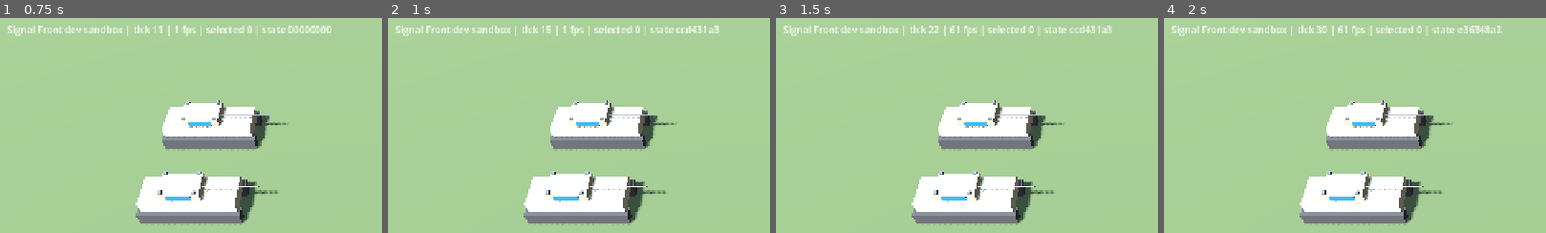
Above: before the commit, frames 1-4 (left to right).
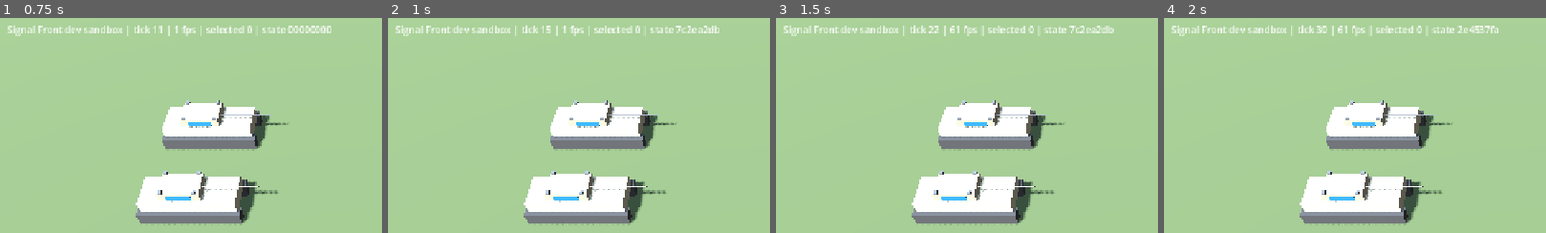
Above: after the commit, the same moments.

Repository: jamonlineph/project-zero-hour
Game: Godot game, scene res://scenes/main.tscn
The game is run twice, just before and just after one commit, with the same random seed, the same clock (stepped at 60 frames per second) and the same inputs.
Inputs (mouse positions are % of the whole screen's width and height, from its top left):
- Up to frame 1 (0.75 s): tap Enter at 0.5 s; move the mouse to (72, 45) at 0.52 s; tap Down (cam_back) at 0.6 s; click (72, 45) at 0.67 s
- Up to frame 2 (1 s): no input
- Up to frame 3 (1.5 s): drag from (30, 55) to (45, 70) at 1.27 s
- Up to frame 4 (2 s): no input
The pictures show only the part of the screen within x 0-50%, y 0-50%; the shares and areas given below are measured in that part.

Frame 1 is identical in both runs. In frame 2, 0.2% of the frame differs, in the area x 75-87%, y 3-8%; in frame 3, 0.2%, in the area x 76-89%, y 3-8%; in frame 4, 0.2%.

Commit message:
feat(sim): group movement with shared paths and unit separation [P1-05, P1-06]
- Group orders: the unit nearest the group's center plans the route; the
  others copy it and end in their own slot (planning their own route only
  if they can't drive straight onto or off it). Groups within 12 m keep
  their layout; more spread-out groups form a grid.
- SeparationSystem: bucket-grid pair search in a fixed order, 3/4 of the
  overlap resolved per tick, moving units push idle ones aside, pushes
  never enter rock or buildings, stacked units split by id-derived angle.
- 8 new tests (search count, layout, distinct slots, ridge crossing,
  separation, nudging, rock safety, determinism).

Co-Authored-By: Claude Opus 5.5 <noreply@anthropic.com>
Claude-Session: https://claude.ai/code/session_01KvzxVCAs94MwF5XZ3itDiM

Diff:
--- a/game/src/sim/components/sim_mover.gd
+++ b/game/src/sim/components/sim_mover.gd
@@ -21,6 +21,8 @@
 var needs_path: bool = false        ## waiting for PathingSystem to plan a route
 var path: Array[Vector2i] = []      ## waypoints in fixed-point meters; last = destination
 var path_index: int = 0             ## waypoint currently being driven to
+## Entity id whose path this mover reuses (group orders), or 0 to plan its own.
+var follow_leader: int = 0
 
 
 ## Sets a new destination and asks for a path to it.
@@ -29,6 +31,7 @@
 	target_y = ty
 	has_target = true
 	needs_path = true
+	follow_leader = 0
 	path.clear()
 	path_index = 0
 
@@ -36,6 +39,7 @@
 func stop() -> void:
 	has_target = false
 	needs_path = false
+	follow_leader = 0
 	path.clear()
 	path_index = 0
 
@@ -47,6 +51,7 @@
 	h.add_int(target_x)
 	h.add_int(target_y)
 	h.add_bool(needs_path)
+	h.add_int(follow_leader)
 	h.add_int(path_index)
 	h.add_int(path.size())
 	for p: Vector2i in path:
--- a/game/src/sim/pathfinder.gd
+++ b/game/src/sim/pathfinder.gd
@@ -28,6 +28,7 @@
 const _H_MASK: int = (1 << _INDEX_BITS) - 1
 
 var last_expansions: int = 0   ## cells expanded by the latest search (for tests/profiling)
+var searches_run: int = 0      ## total find_path calls (for tests/profiling)
 var _map: SimMap
 var _offset: PackedInt32Array = PackedInt32Array()   ## padded-index step per direction
 var _gen: int = 0
@@ -74,6 +75,7 @@
 ## the start. The last waypoint is the exact target when its cell is reachable,
 ## otherwise the center of the reachable cell closest to it. Never empty.
 func find_path(sx: int, sy: int, tx: int, ty: int) -> Array[Vector2i]:
+	searches_run += 1
 	var start: Vector2i = _clamp_cell(_map.cell_of(sx, sy))
 	var goal: Vector2i = _clamp_cell(_map.cell_of(tx, ty))
 	var goal_ok: bool = _map.is_passable(goal.x, goal.y)
@@ -169,6 +171,27 @@
 	return best
 
 
+## True if a unit could drive straight between two fixed-point positions.
+func has_line_of_sight(ax: int, ay: int, bx: int, by: int) -> bool:
+	var a: Vector2i = _clamp_cell(_map.cell_of(ax, ay))
+	var b: Vector2i = _clamp_cell(_map.cell_of(bx, by))
+	if not _map.is_passable(b.x, b.y):
+		return false
+	return _line_of_sight(_map.padded_index(a.x, a.y), _map.padded_index(b.x, b.y))
+
+
+## (x, y) if its cell is open, else the center of the nearest open cell (or
+## (x, y) unchanged if nothing is open nearby). Fixed-point in and out.
+func nearest_open_point(x: int, y: int) -> Vector2i:
+	var c: Vector2i = _clamp_cell(_map.cell_of(x, y))
+	if _map.is_passable(c.x, c.y):
+		return Vector2i(x, y)
+	var open: Vector2i = _nearest_passable(c, NEAREST_RADIUS)
+	if open.x < 0:
+		return Vector2i(x, y)
+	return SimMap.cell_center(open.x, open.y)
+
+
 ## Jump Point Search (P1-04b): A* that only stops at "jump points", the cells
 ## where a straight or diagonal run has to change direction because of an
 ## obstacle. Same movement rules as _search (8 directions, no corner cutting)
--- a/game/src/sim/sim_world.gd
+++ b/game/src/sim/sim_world.gd
@@ -93,6 +93,7 @@
 	# document the order in docs/02-architecture.md.
 	PathingSystem.step(self)
 	MovementSystem.step(self)
+	SeparationSystem.step(self)
 	tick += 1
 
 
@@ -131,19 +132,49 @@
 	return a.seq < b.seq
 
 
+## Groups closer together than this keep their layout at the destination;
+## more spread-out groups form a grid there instead.
+const KEEP_LAYOUT_RADIUS: int = 12 * Fx.ONE
+
+
+## A move order. One unit near the group's center (the leader) plans a path;
+## the others reuse it (see PathingSystem) and end in their own slot.
 func _apply_move(c: SimCommand) -> void:
 	var movers: Array[SimEntity] = _owned_movers(c)
 	if movers.is_empty():
 		return
-	var spacing: int = 0
+	var n: int = movers.size()
+	var cx: int = 0
+	var cy: int = 0
 	for e: SimEntity in movers:
-		spacing = maxi(spacing, e.radius * 2 + Fx.from_ratio(1, 2))
-	var offsets: Array[Vector2i] = Formation.grid_offsets(movers.size(), spacing)
-	for i: int in movers.size():
+		cx += e.x
+		cy += e.y
+	cx /= n
+	cy /= n
+	var spread: int = 0
+	var leader: SimEntity = movers[0]
+	var leader_dist: int = -1
+	for e: SimEntity in movers:
+		var d: int = Fx.length(e.x - cx, e.y - cy)
+		spread = maxi(spread, d)
+		if leader_dist < 0 or d < leader_dist:
+			leader = e
+			leader_dist = d
+	var offsets: Array[Vector2i] = []
+	if spread <= KEEP_LAYOUT_RADIUS:
+		for e: SimEntity in movers:
+			offsets.append(Vector2i(e.x - cx, e.y - cy))
+	else:
+		var spacing: int = 0
+		for e: SimEntity in movers:
+			spacing = maxi(spacing, e.radius * 2 + Fx.from_ratio(1, 2))
+		offsets = Formation.grid_offsets(n, spacing)
+	for i: int in n:
 		var e: SimEntity = movers[i]
 		e.mover.order_move(
 			clampi(c.target_x + offsets[i].x, 0, map_width),
 			clampi(c.target_y + offsets[i].y, 0, map_height))
+		e.mover.follow_leader = 0 if e == leader or n == 1 else leader.id
 
 
 func _apply_stop(c: SimCommand) -> void:
--- a/game/src/sim/systems/pathing_system.gd
+++ b/game/src/sim/systems/pathing_system.gd
@@ -2,9 +2,13 @@
 extends RefCounted
 ## Plans paths for movers that asked for one (after a move order).
 ##
-## At most MAX_SEARCHES_PER_TICK searches run per tick, in entity-id order, so
-## a big group order spreads its cost over a few ticks. Units wait in place
-## until their path is ready (at most a few ticks).
+## Group orders (P1-05): one unit near the group's center (the leader) plans a
+## path; every other unit (a follower) copies it, swapping the final waypoint
+## for its own slot. A follower plans its own path only if it can't drive
+## straight onto the shared path or from the path's last turn to its slot.
+##
+## At most MAX_SEARCHES_PER_TICK searches run per tick (copies are free), in
+## entity-id order, leaders first. Units wait in place until their path is ready.
 
 ## Measured after P1-04b (Jump Point Search + JPS+ tables, desktop, GDScript):
 ## about 0.1 ms per typical search and 2.5 ms worst case. 8 per tick keeps a
@@ -14,18 +18,69 @@
 
 static func step(world: SimWorld) -> void:
 	var budget: int = MAX_SEARCHES_PER_TICK
+	# Pass 1: units planning their own path.
 	for id: int in world.entity_ids:
-		var m: SimMover = world.entities[id].mover
-		if m == null or not m.needs_path:
+		var e: SimEntity = world.entities[id]
+		var m: SimMover = e.mover
+		if m == null or not m.needs_path or m.follow_leader != 0:
 			continue
 		if budget == 0:
-			return
+			break
 		budget -= 1
+		_plan(world, e)
+	# Pass 2: followers copy their leader's path when it is ready.
+	for id: int in world.entity_ids:
 		var e: SimEntity = world.entities[id]
-		m.path = world.pathfinder.find_path(e.x, e.y, m.target_x, m.target_y)
-		m.path_index = 0
-		m.needs_path = false
-		# The destination may have moved to the nearest reachable spot.
-		var last: Vector2i = m.path[m.path.size() - 1]
-		m.target_x = last.x
-		m.target_y = last.y
+		var m: SimMover = e.mover
+		if m == null or not m.needs_path or m.follow_leader == 0:
+			continue
+		var leader: SimEntity = world.get_entity(m.follow_leader)
+		var leader_ready: bool = leader != null and leader.mover != null and not leader.mover.needs_path \
+				and leader.mover.path.size() > 0
+		if leader != null and leader.mover != null and leader.mover.needs_path:
+			continue   # leader still waiting for its own search; try next tick
+		if leader_ready and _copy_leader_path(world, e, leader):
+			continue
+		if budget == 0:
+			continue
+		budget -= 1
+		m.follow_leader = 0
+		_plan(world, e)
+
+
+static func _plan(world: SimWorld, e: SimEntity) -> void:
+	var m: SimMover = e.mover
+	m.path = world.pathfinder.find_path(e.x, e.y, m.target_x, m.target_y)
+	m.path_index = 0
+	m.needs_path = false
+	m.follow_leader = 0
+	# The destination may have moved to the nearest reachable spot.
+	var last: Vector2i = m.path[m.path.size() - 1]
+	m.target_x = last.x
+	m.target_y = last.y
+
+
+## Gives `e` the leader's path with its own slot at the end. Returns false if
+## the follower can't drive straight onto or off the shared route.
+static func _copy_leader_path(world: SimWorld, e: SimEntity, leader: SimEntity) -> bool:
+	var m: SimMover = e.mover
+	var shared: Array[Vector2i] = leader.mover.path
+	var slot: Vector2i = world.pathfinder.nearest_open_point(m.target_x, m.target_y)
+	var path: Array[Vector2i] = []
+	for i: int in shared.size() - 1:
+		path.append(shared[i])
+	var first: Vector2i = path[0] if path.size() > 0 else slot
+	if not world.pathfinder.has_line_of_sight(e.x, e.y, first.x, first.y):
+		return false
+	if path.size() > 0:
+		var last_turn: Vector2i = path[path.size() - 1]
+		if not world.pathfinder.has_line_of_sight(last_turn.x, last_turn.y, slot.x, slot.y):
+			return false
+	path.append(slot)
+	m.path = path
+	m.path_index = 0
+	m.needs_path = false
+	m.follow_leader = 0
+	m.target_x = slot.x
+	m.target_y = slot.y
+	return true
--- /dev/null
+++ b/game/src/sim/systems/separation_system.gd
@@ -0,0 +1,98 @@
+class_name SeparationSystem
+extends RefCounted
+## Pushes overlapping units apart, once per tick, after movement (P1-06).
+##
+## - Pairs are found with a bucket grid and handled in a fixed order (lower id
+##   first, neighbor buckets in a fixed order), so every machine agrees.
+## - A moving unit pushing an idle unit moves the idle one most of the way
+##   ("excuse me"); two moving or two idle units share the push equally.
+## - A push that would put a unit on a blocked cell (rock, building) is
+##   skipped for that unit, so buildings and rocks block movement.
+## - Exactly stacked units are split in a direction derived from their ids.
+
+const BUCKET: int = 8 * Fx.ONE
+## Share of the overlap moved per tick, as PUSH_NUM / PUSH_DEN. Less than 1 to
+## avoid jitter; overlaps clear within a few ticks.
+const PUSH_NUM: int = 3
+const PUSH_DEN: int = 4
+## Out of 4 parts of a push between a moving and an idle unit, the idle one
+## takes this many.
+const IDLE_SHARE: int = 3
+
+
+static func step(world: SimWorld) -> void:
+	var cols: int = maxi(1, (world.map_width + BUCKET - 1) / BUCKET)
+	var rows: int = maxi(1, (world.map_height + BUCKET - 1) / BUCKET)
+	var buckets: Array[Array] = []
+	buckets.resize(cols * rows)
+	for i: int in buckets.size():
+		buckets[i] = []
+	var movers: Array[SimEntity] = []
+	for id: int in world.entity_ids:
+		var e: SimEntity = world.entities[id]
+		if e.mover == null:
+			continue
+		movers.append(e)
+		buckets[_bucket_of(e, cols, rows)].append(e)
+	for a: SimEntity in movers:
+		var b_index: int = _bucket_of(a, cols, rows)
+		var bx: int = b_index % cols
+		var by: int = b_index / cols
+		for dy: int in range(-1, 2):
+			for dx: int in range(-1, 2):
+				var nx: int = bx + dx
+				var ny: int = by + dy
+				if nx < 0 or ny < 0 or nx >= cols or ny >= rows:
+					continue
+				for b: SimEntity in buckets[ny * cols + nx]:
+					if b.id > a.id:
+						_separate(world, a, b)
+
+
+static func _bucket_of(e: SimEntity, cols: int, rows: int) -> int:
+	var bx: int = clampi(e.x / BUCKET, 0, cols - 1)
+	var by: int = clampi(e.y / BUCKET, 0, rows - 1)
+	return by * cols + bx
+
+
+static func _separate(world: SimWorld, a: SimEntity, b: SimEntity) -> void:
+	var min_dist: int = a.radius + b.radius
+	var dx: int = b.x - a.x
+	var dy: int = b.y - a.y
+	if absi(dx) >= min_dist or absi(dy) >= min_dist:
+		return
+	var dist: int = Fx.length(dx, dy)
+	if dist >= min_dist:
+		return
+	var ux: int
+	var uy: int
+	if dist == 0:
+		# Exactly stacked: split along an angle derived from the ids.
+		var angle: int = Fx.wrap_angle(a.id * 977 + b.id * 131)
+		ux = Fx.cos_a(angle)
+		uy = Fx.sin_a(angle)
+	else:
+		ux = Fx.div(dx, dist)
+		uy = Fx.div(dy, dist)
+	var push: int = ((min_dist - dist) * PUSH_NUM) / PUSH_DEN
+	var a_moving: bool = a.mover.has_target
+	var b_moving: bool = b.mover.has_target
+	var a_part: int = 2
+	if a_moving and not b_moving:
+		a_part = 4 - IDLE_SHARE
+	elif b_moving and not a_moving:
+		a_part = IDLE_SHARE
+	var a_push: int = (push * a_part) / 4
+	var b_push: int = push - a_push
+	_try_move(world, a, a.x - Fx.mul(ux, a_push), a.y - Fx.mul(uy, a_push))
+	_try_move(world, b, b.x + Fx.mul(ux, b_push), b.y + Fx.mul(uy, b_push))
+
+
+static func _try_move(world: SimWorld, e: SimEntity, nx: int, ny: int) -> void:
+	nx = clampi(nx, 0, world.map_width)
+	ny = clampi(ny, 0, world.map_height)
+	var c: Vector2i = world.map.cell_of(nx, ny)
+	if not world.map.is_passable(c.x, c.y):
+		return
+	e.x = nx
+	e.y = ny
--- /dev/null
+++ b/game/tests/unit/test_group_movement.gd
@@ -0,0 +1,151 @@
+extends TestCase
+# Group movement (P1-05) and separation (P1-06).
+
+
+func _def(radius_m: int = 1) -> UnitDef:
+	var d := UnitDef.new()
+	d.id = "squad"
+	d.max_hp = 100
+	d.speed = Fx.from_ratio(1, 2)
+	d.radius = Fx.from_int(radius_m)
+	return d
+
+
+func _sandbox_world() -> SimWorld:
+	var db := ContentDb.new()
+	db.load_all()
+	return SimWorld.from_map(3, db.get_map("sandbox"))
+
+
+func _order(world: SimWorld, ids: Array[int], x_m: int, y_m: int) -> void:
+	var c := SimCommand.make_move(ids, Fx.from_int(x_m), Fx.from_int(y_m))
+	c.player_id = 1
+	c.seq = world.tick + 1
+	c.tick = world.tick
+	world.queue_command(c)
+
+
+func _spawn_block(world: SimWorld, x_m: int, y_m: int, cols: int, rows: int, spacing_m: int) -> Array[int]:
+	var ids: Array[int] = []
+	for r: int in rows:
+		for c: int in cols:
+			ids.append(world.spawn_unit(_def(), 1, Fx.from_int(x_m + c * spacing_m), Fx.from_int(y_m + r * spacing_m)))
+	return ids
+
+
+func _run(world: SimWorld, ticks: int) -> void:
+	for i: int in ticks:
+		world.step()
+
+
+func test_group_order_needs_few_searches() -> void:
+	var world := _sandbox_world()
+	var ids: Array[int] = _spawn_block(world, 24, 58, 3, 3, 3)
+	var before: int = world.pathfinder.searches_run
+	_order(world, ids, 100, 64)
+	_run(world, 3)
+	var searches: int = world.pathfinder.searches_run - before
+	assert_true(searches <= 3, "a compact group of 9 ran %d searches" % searches)
+
+
+func test_compact_group_keeps_its_layout() -> void:
+	var world := SimWorld.new(1, 120, 120)
+	var ids: Array[int] = _spawn_block(world, 10, 10, 2, 2, 4)
+	var start: Array[Vector2i] = []
+	for id: int in ids:
+		start.append(Vector2i(world.get_entity(id).x, world.get_entity(id).y))
+	_order(world, ids, 80, 90)
+	_run(world, 400)
+	var first := Vector2i(world.get_entity(ids[0]).x, world.get_entity(ids[0]).y)
+	for i: int in ids.size():
+		var e: SimEntity = world.get_entity(ids[i])
+		var rel_now := Vector2i(e.x, e.y) - first
+		var rel_then: Vector2i = start[i] - start[0]
+		assert_true(absi(rel_now.x - rel_then.x) < Fx.ONE / 2 and absi(rel_now.y - rel_then.y) < Fx.ONE / 2,
+			"unit %d moved out of formation: %s vs %s" % [i, rel_now, rel_then])
+
+
+func test_spread_group_ends_in_distinct_open_slots() -> void:
+	var world := _sandbox_world()
+	var ids: Array[int] = []
+	for i: int in 8:
+		ids.append(world.spawn_unit(_def(), 1, Fx.from_int(6 + i * 14), Fx.from_int(6)))
+	_order(world, ids, 30, 64)
+	_run(world, 600)
+	for id: int in ids:
+		var e: SimEntity = world.get_entity(id)
+		assert_false(e.mover.has_target, "unit %d never arrived" % id)
+		var c: Vector2i = world.map.cell_of(e.x, e.y)
+		assert_true(world.map.is_passable(c.x, c.y))
+	_assert_no_big_overlaps(world, ids)
+
+
+func test_group_crosses_the_ridge_without_entering_rock() -> void:
+	var world := _sandbox_world()
+	var ids: Array[int] = _spawn_block(world, 24, 58, 3, 3, 3)
+	_order(world, ids, 100, 64)
+	for t: int in 500:
+		world.step()
+		for id: int in ids:
+			var e: SimEntity = world.get_entity(id)
+			var c: Vector2i = world.map.cell_of(e.x, e.y)
+			assert_true(world.map.is_passable(c.x, c.y), "tick %d: unit %d in rock at %s" % [world.tick, id, c])
+			if not world.map.is_passable(c.x, c.y):
+				return
+	for id: int in ids:
+		assert_true(world.get_entity(id).x > Fx.from_int(80), "unit %d did not cross" % id)
+
+
+func test_stacked_units_separate() -> void:
+	var world := SimWorld.new(1, 60, 60)
+	var ids: Array[int] = []
+	for i: int in 6:
+		ids.append(world.spawn_unit(_def(), 1, Fx.from_int(30), Fx.from_int(30)))
+	_run(world, 30)
+	_assert_no_big_overlaps(world, ids)
+
+
+func test_moving_unit_nudges_idle_unit_aside() -> void:
+	var world := SimWorld.new(1, 60, 60)
+	var idle: int = world.spawn_unit(_def(), 1, Fx.from_int(30), Fx.from_int(30))
+	var mover: int = world.spawn_unit(_def(), 1, Fx.from_int(10), Fx.from_ratio(301, 10))
+	_order(world, [mover], 50, 30)
+	_run(world, 120)
+	assert_false(world.get_entity(mover).mover.has_target, "the moving unit got stuck")
+	var e: SimEntity = world.get_entity(idle)
+	assert_true(Fx.length(e.x - Fx.from_int(30), e.y - Fx.from_int(30)) > 0, "idle unit was never pushed")
+
+
+func test_pushes_never_enter_rock() -> void:
+	var world := SimWorld.new(1, 40, 40)
+	world.set_map(SimMap.new(40, 40))
+	world.map.add_obstacle_m(20, 0, 4, 40)
+	world.pathfinder = Pathfinder.new(world.map)
+	var ids: Array[int] = []
+	for i: int in 5:
+		ids.append(world.spawn_unit(_def(), 1, Fx.from_ratio(195, 10), Fx.from_int(20)))
+	_run(world, 40)
+	for id: int in ids:
+		var e: SimEntity = world.get_entity(id)
+		var c: Vector2i = world.map.cell_of(e.x, e.y)
+		assert_true(world.map.is_passable(c.x, c.y), "unit %d pushed into rock" % id)
+
+
+func test_group_movement_is_deterministic() -> void:
+	var hashes: Array[int] = []
+	for run: int in 2:
+		var world := _sandbox_world()
+		var ids: Array[int] = _spawn_block(world, 24, 58, 4, 3, 2)
+		_order(world, ids, 100, 64)
+		_run(world, 200)
+		hashes.append(world.state_hash())
+	assert_eq(hashes[0], hashes[1])
+
+
+func _assert_no_big_overlaps(world: SimWorld, ids: Array[int]) -> void:
+	for i: int in ids.size():
+		for j: int in range(i + 1, ids.size()):
+			var a: SimEntity = world.get_entity(ids[i])
+			var b: SimEntity = world.get_entity(ids[j])
+			var overlap: int = a.radius + b.radius - Fx.length(b.x - a.x, b.y - a.y)
+			assert_true(overlap <= a.radius / 10, "units %d and %d overlap by %d" % [ids[i], ids[j], overlap])
--- a/game/tests/unit/test_pathfinder.gd
+++ b/game/tests/unit/test_pathfinder.gd
@@ -122,10 +122,13 @@
 	var ids: Array[int] = []
 	for i: int in 20:
 		ids.append(world.spawn_unit(_def(), 1, Fx.from_int(5 + i * 3), Fx.from_int(5)))
-	var c := SimCommand.make_move(ids, Fx.from_int(50), Fx.from_int(80))
-	c.player_id = 1
-	c.tick = 0
-	world.queue_command(c)
+	# Separate orders (not one group order), so every unit plans its own path.
+	for i: int in ids.size():
+		var c := SimCommand.make_move([ids[i]], Fx.from_int(10 + i * 4), Fx.from_int(80))
+		c.player_id = 1
+		c.seq = i + 1
+		c.tick = 0
+		world.queue_command(c)
 	world.step()
 	var waiting: int = 0
 	for id: int in ids:
Not shown, added: game/src/sim/systems/separation_system.gd.uid
Not shown, added: game/tests/unit/test_group_movement.gd.uid
Not shown, changed: docs/02-architecture.md
Not shown, changed: docs/design/mechanics.md
Not shown, changed: tasks/BACKLOG.md
